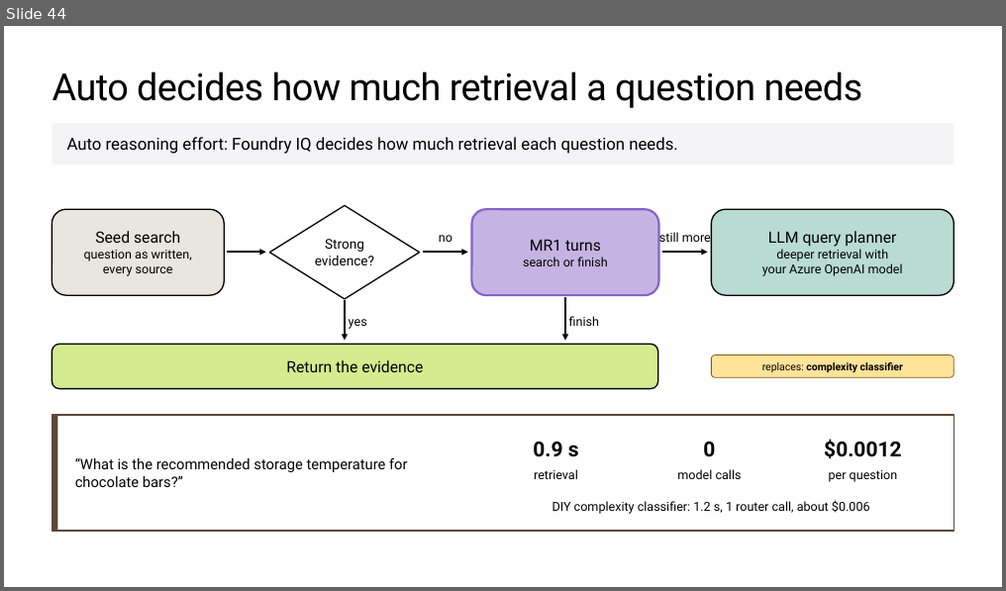
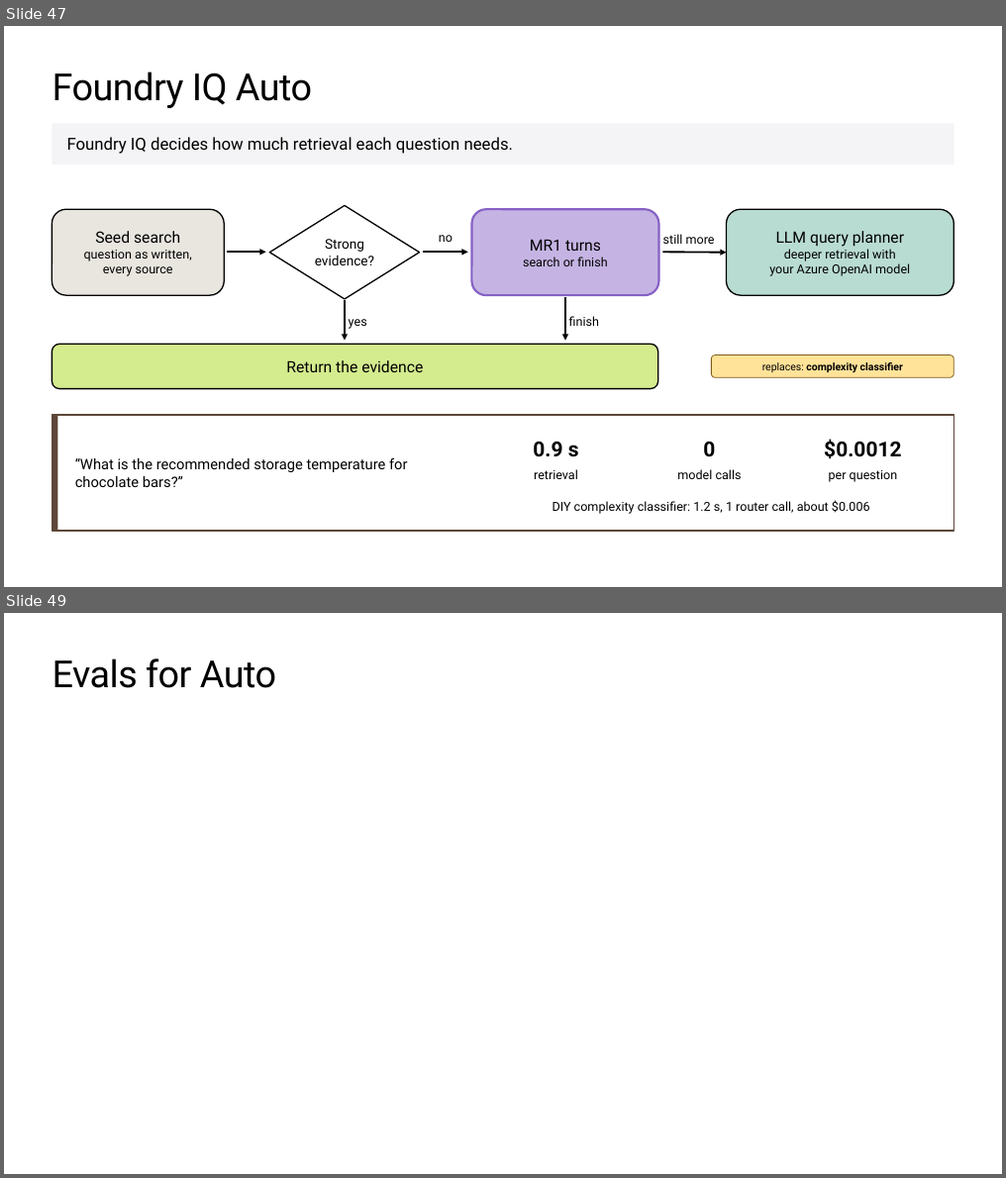
Before and after one commit to microsoft/ignite26-BRK300-building-agentic-retrieval-from-diy-to-foundry-iq, a slide deck: IgniteBRK300-WorkingDeck.pptx. Shown one above the other, each under a label of ours: slide 44 before the commit, slides 47 and 49 after it; the slides between them are not shown. The pictures are 1006x591 and 1006x1178 pixels, drawn with LibreOffice and Linux fonts; fonts in the diff are those of the drawing; background and template pictures are left out. Boxes give left, top, right and bottom in pixels: in the first picture for what was removed or moved away, otherwise in the second. Text is boxed around its words. In the diff, an @@ line names an element or a change of style, - is before the commit and + after.

```diff
--- a/IgniteBRK300-WorkingDeck.pptx
+++ b/IgniteBRK300-WorkingDeck.pptx
@@ slide 49 added at bbox=[4, 613, 1002, 1174], background #FFFFFF @@
@@ title added at bbox=[53, 659, 276, 688], 36 pt, text #000000 @@
+Evals for Auto
@@ what was slide 44 is now slide 47 @@
@@ slide 47 changed as well @@
@@ title at bbox=[53, 72, 312, 108]: text changed @@
-Auto decides how much retrieval a question needs
+Foundry IQ Auto
@@ text in rectangle at bbox=[67, 137, 514, 154]: text changed @@
-Auto reasoning effort: Foundry IQ decides how much retrieval each question needs.
+Foundry IQ decides how much retrieval each question needs.
@@ text "still more" rewrapped from bbox=[659, 230, 711, 246] to bbox=[663, 234, 715, 244] @@
@@ rounded rectangle "LLM query planner": place and size @@
-rounded rectangle "LLM query planner" at bbox=[712, 209, 954, 295]
+rounded rectangle "LLM query planner" at bbox=[727, 209, 954, 295]
@@ arrow moved from (662, 252) - (708, 252) to (662, 252) - (727, 252) @@
```
Also in this commit, not shown: 33 other slides changed, 7 other slides added.
